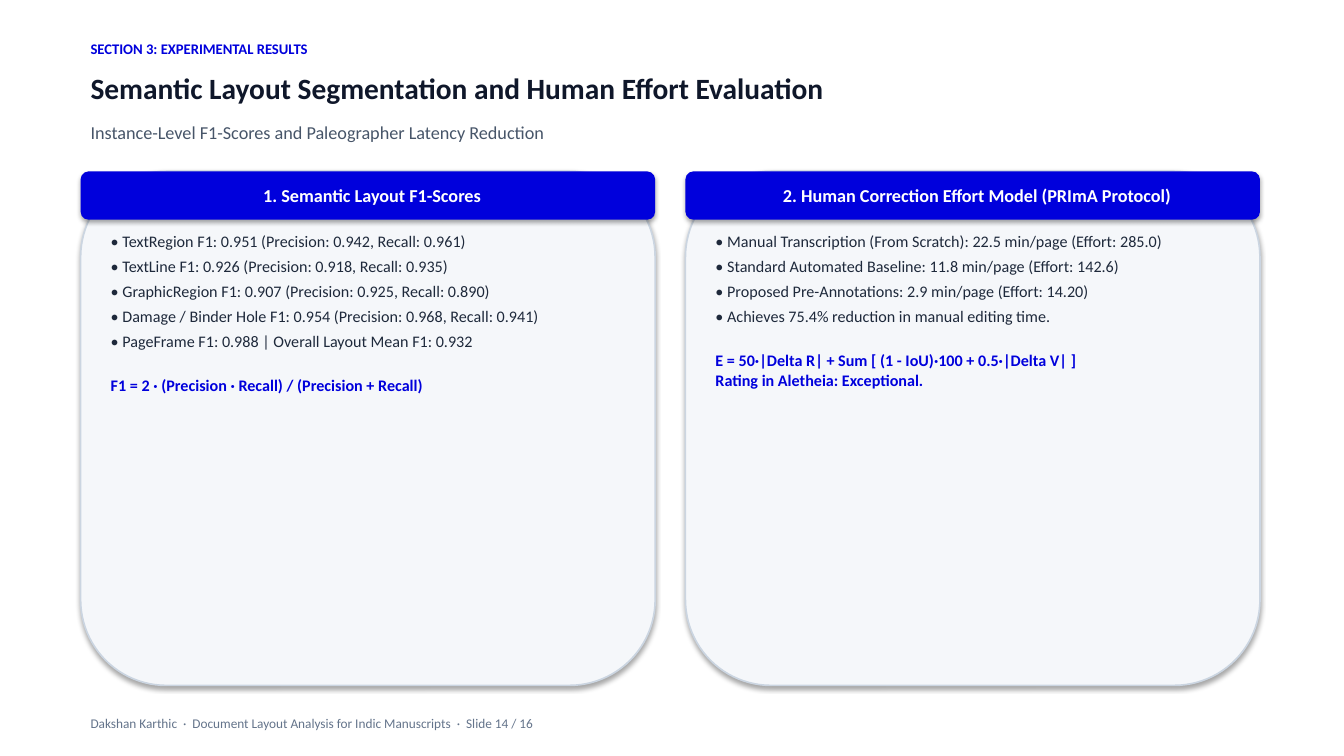
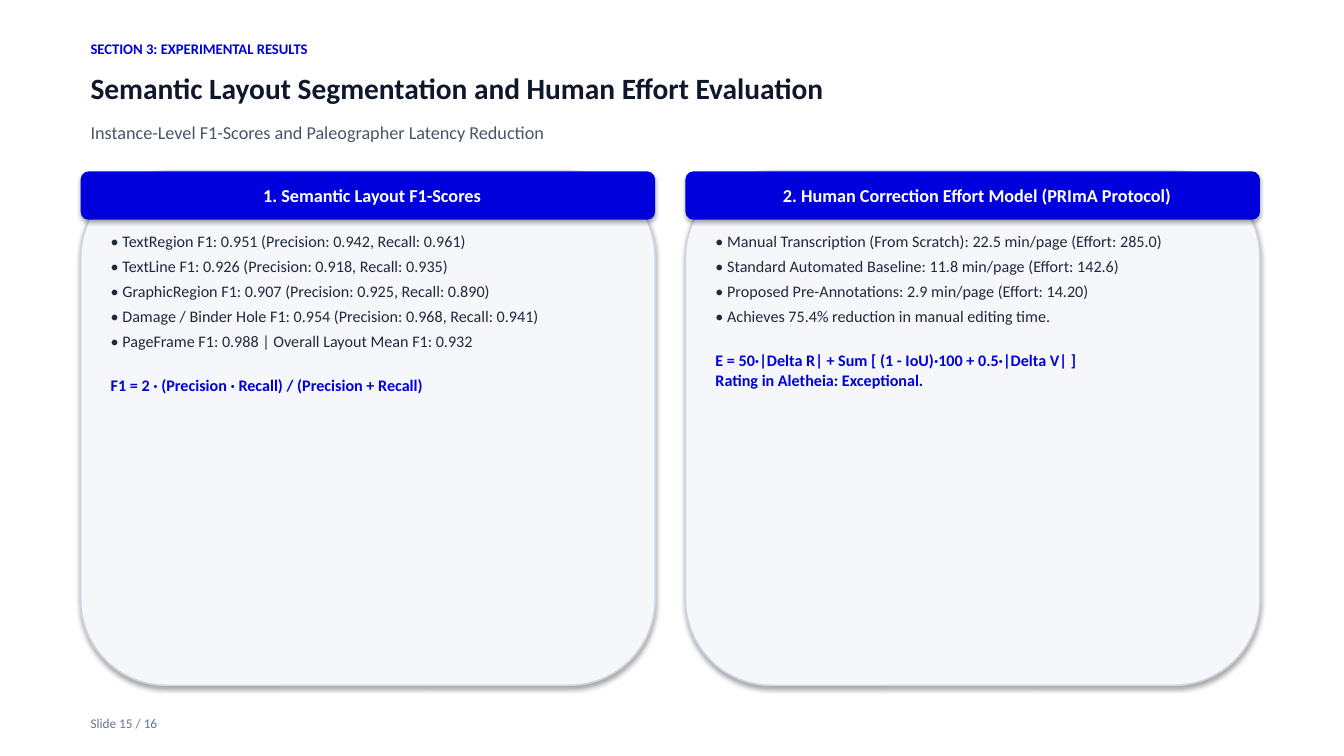
Before and after one commit to Dakshankarthic/Indic, a slide deck: slide 15 of docs/Archival_Manuscript_Layout_Analysis_Presentation.pptx (slide 14 before the commit). Drawn at 1344x756 pixels with LibreOffice and Linux fonts; fonts in the diff are those of the drawing. Boxes give left, top, right and bottom in pixels: in the first picture for what was removed or moved away, otherwise in the second. Text is boxed around its words. In the diff, an @@ line names an element or a change of style, - is before the commit and + after.

```diff
--- a/docs/Archival_Manuscript_Layout_Analysis_Presentation.pptx
+++ b/docs/Archival_Manuscript_Layout_Analysis_Presentation.pptx
@@ text at [91,719,157,728]: text changed @@
-Dakshan Karthic · Document Layout Analysis for Indic Manuscripts · Slide 14 / 16
+Slide 15 / 16
```
Also in this commit, not shown: 12 other slides changed, 2 slides added, 2 slides removed, 15 other files.
